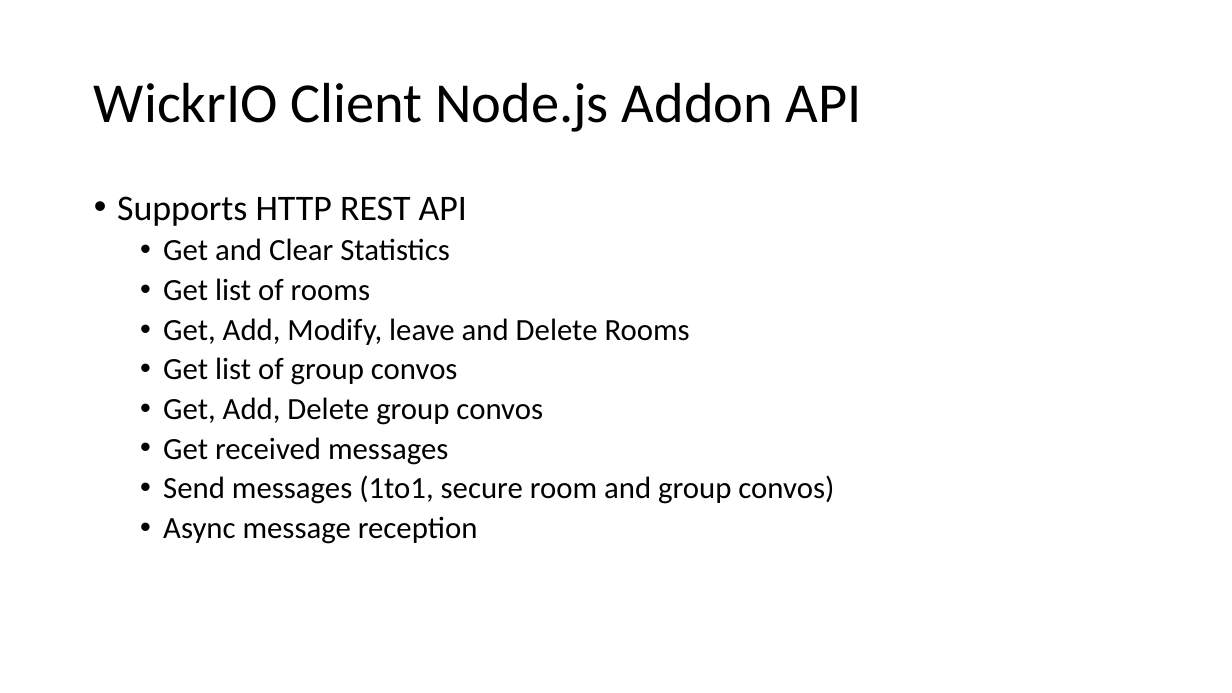
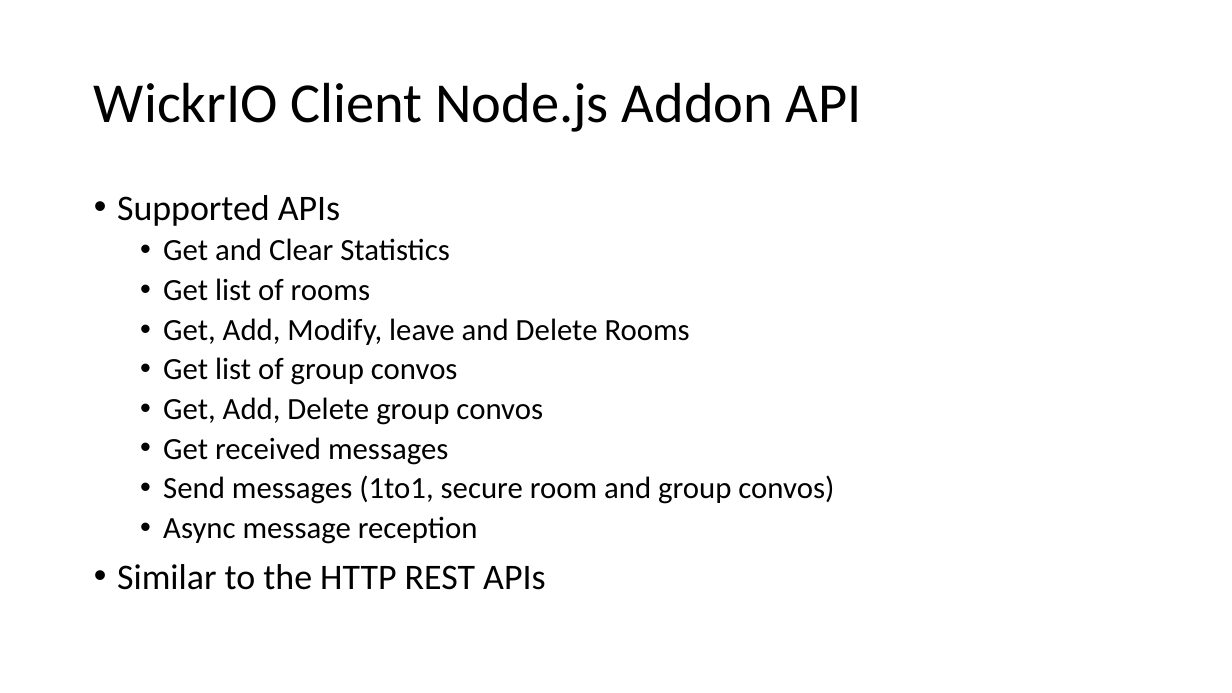
Before and after one commit to WickrInc/wickrio_addon, a slide deck: slide 4 of docs/design/WickrIO_DevelopmentOverview.pptx. Drawn at 1232x693 pixels with LibreOffice and Linux fonts; fonts in the diff are those of the drawing. Boxes give left, top, right and bottom in pixels: in the first picture for what was removed or moved away, otherwise in the second. Text is boxed around its words. In the diff, an @@ line names an element or a change of style, - is before the commit and + after.

```diff
--- a/docs/design/WickrIO_DevelopmentOverview.pptx
+++ b/docs/design/WickrIO_DevelopmentOverview.pptx
@@ text at <box>117,195,340,226</box>: text changed @@
-• Supports HTTP REST API
+• Supported APIs
@@ text at <box>117,564,545,590</box>: paragraph added @@
+• Similar to the HTTP REST APIs
```
Also in this commit, not shown: 2 other slides changed, 1 slide removed, 1 other file.
